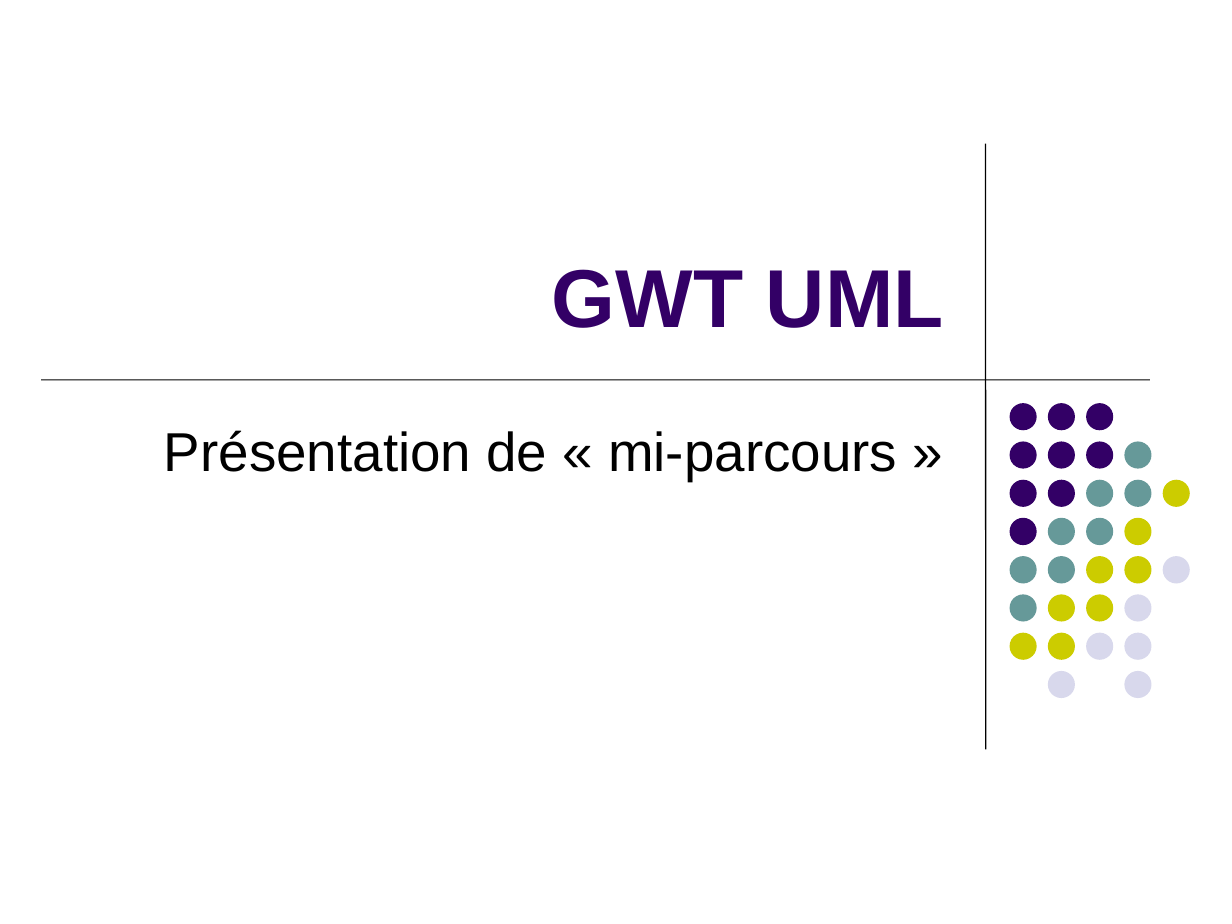
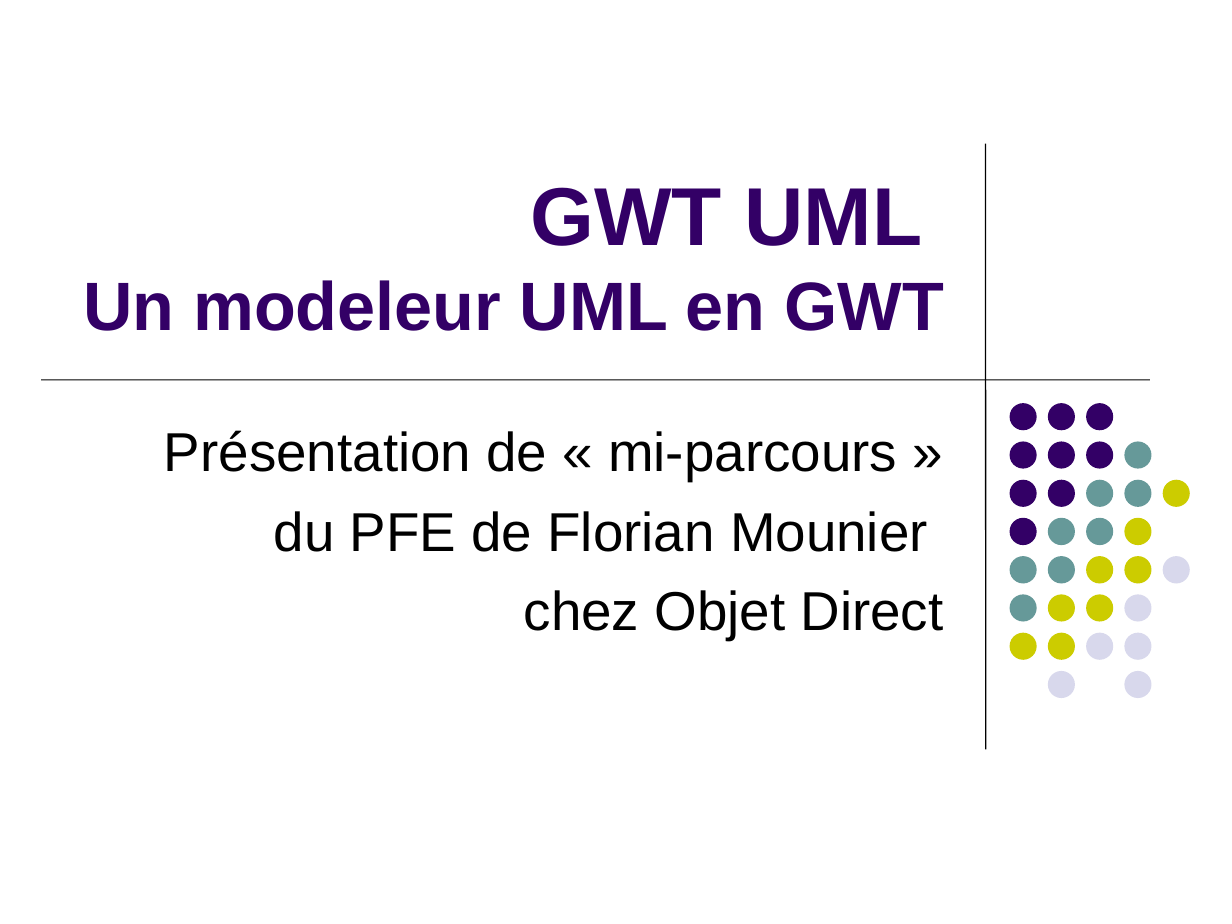
Before and after one commit to raphaelbrugier/gwtuml, a slide deck: slide 1 of wiki/PresentationSoutenanceMiParcours.ppt. Drawn at 1232x924 pixels with LibreOffice and Linux fonts; fonts in the diff are those of the drawing. Boxes give left, top, right and bottom in pixels: in the first picture for what was removed or moved away, otherwise in the second. Text is boxed around its words. In the diff, an @@ line names an element or a change of style, - is before the commit and + after.

```diff
--- a/wiki/PresentationSoutenanceMiParcours.ppt
+++ b/wiki/PresentationSoutenanceMiParcours.ppt
@@ title at [83, 187, 943, 331]: text changed; size 48 to 40 pt @@
-GWT UML
+GWT UML
+Un modeleur UML en GWT
@@ subtitle at [274, 511, 943, 640]: paragraphs added @@
+du PFE de Florian Mounier
+chez Objet Direct
```
Also in this commit, not shown: 1 other slide changed, 13 slides added, 7 slides removed, 1 other file.
